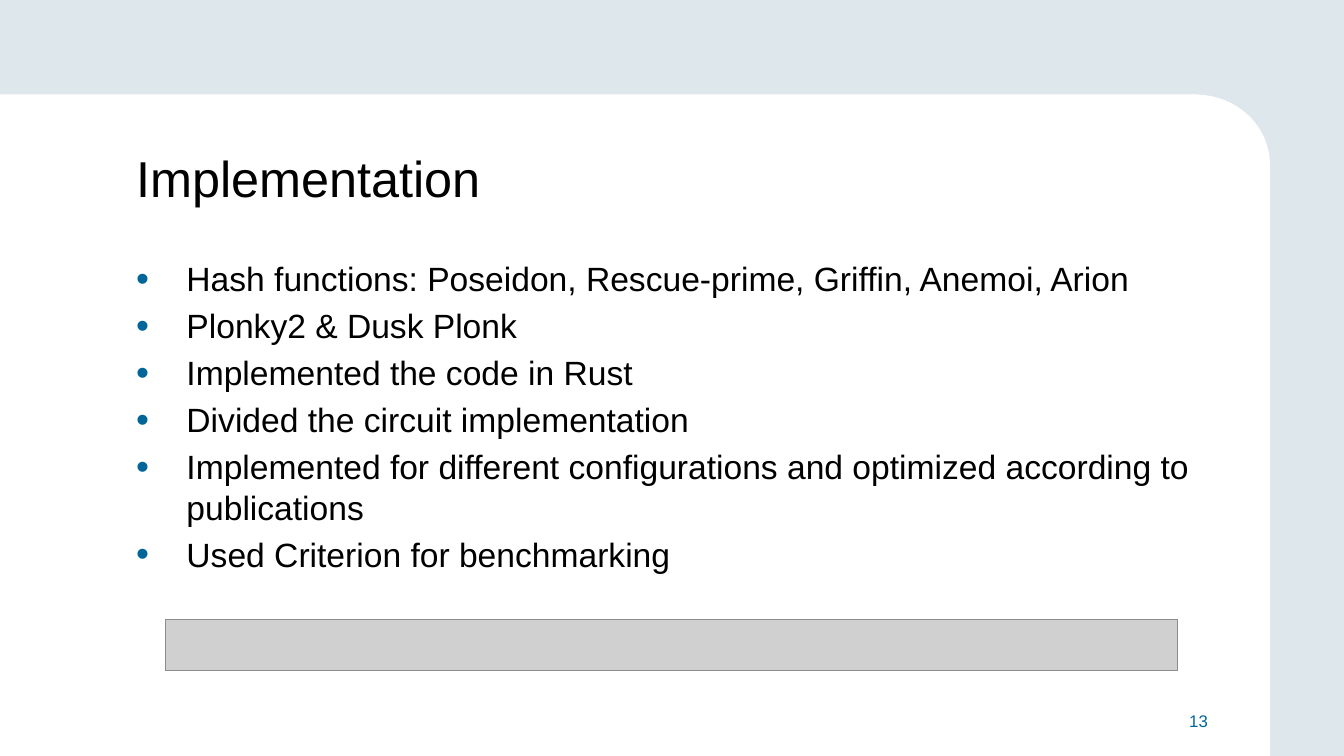
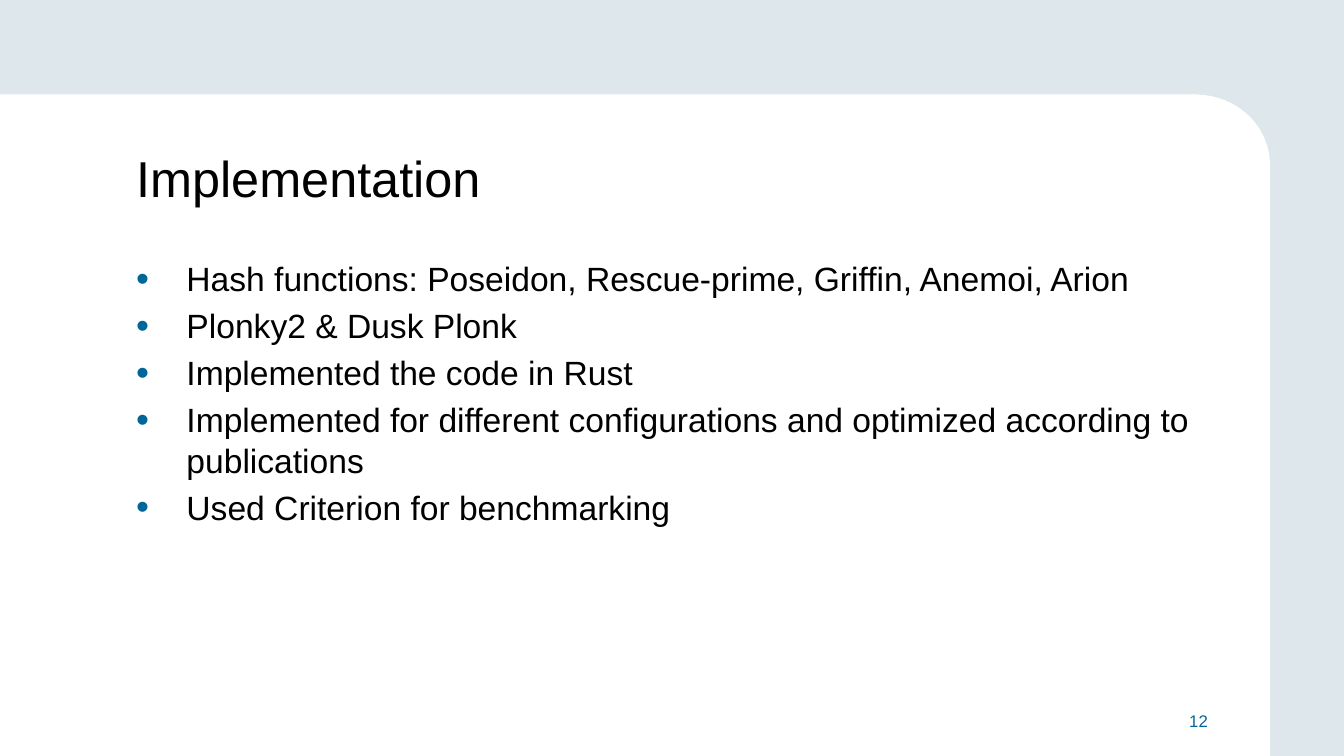
Before and after one commit to alexmllo/zk-hashes, a slide deck: slide 12 of thesis/slides.pptx (slide 13 before the commit). Drawn at 1344x756 pixels with LibreOffice and Linux fonts; fonts in the diff are those of the drawing; grey boxes stand for pictures; background and template pictures are left out. Boxes give left, top, right and bottom in pixels: in the first picture for what was removed or moved away, otherwise in the second. Text is boxed around its words. In the diff, an @@ line names an element or a change of style, - is before the commit and + after.

```diff
--- a/thesis/slides.pptx
+++ b/thesis/slides.pptx
@@ text at [186, 407, 689, 439]: paragraph removed @@
-• Divided the circuit implementation
@@ picture removed at [166, 619, 1179, 670] @@
@@ page number at [1189, 715, 1208, 727]: text changed @@
-13
+12
```
Also in this commit, not shown: 11 other slides changed, 3 slides added, 4 slides removed.
